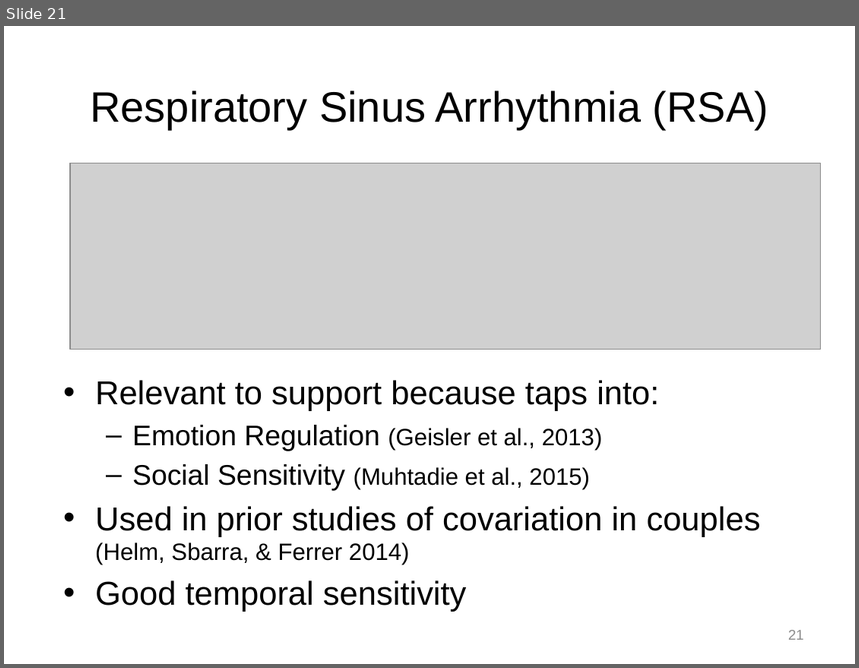
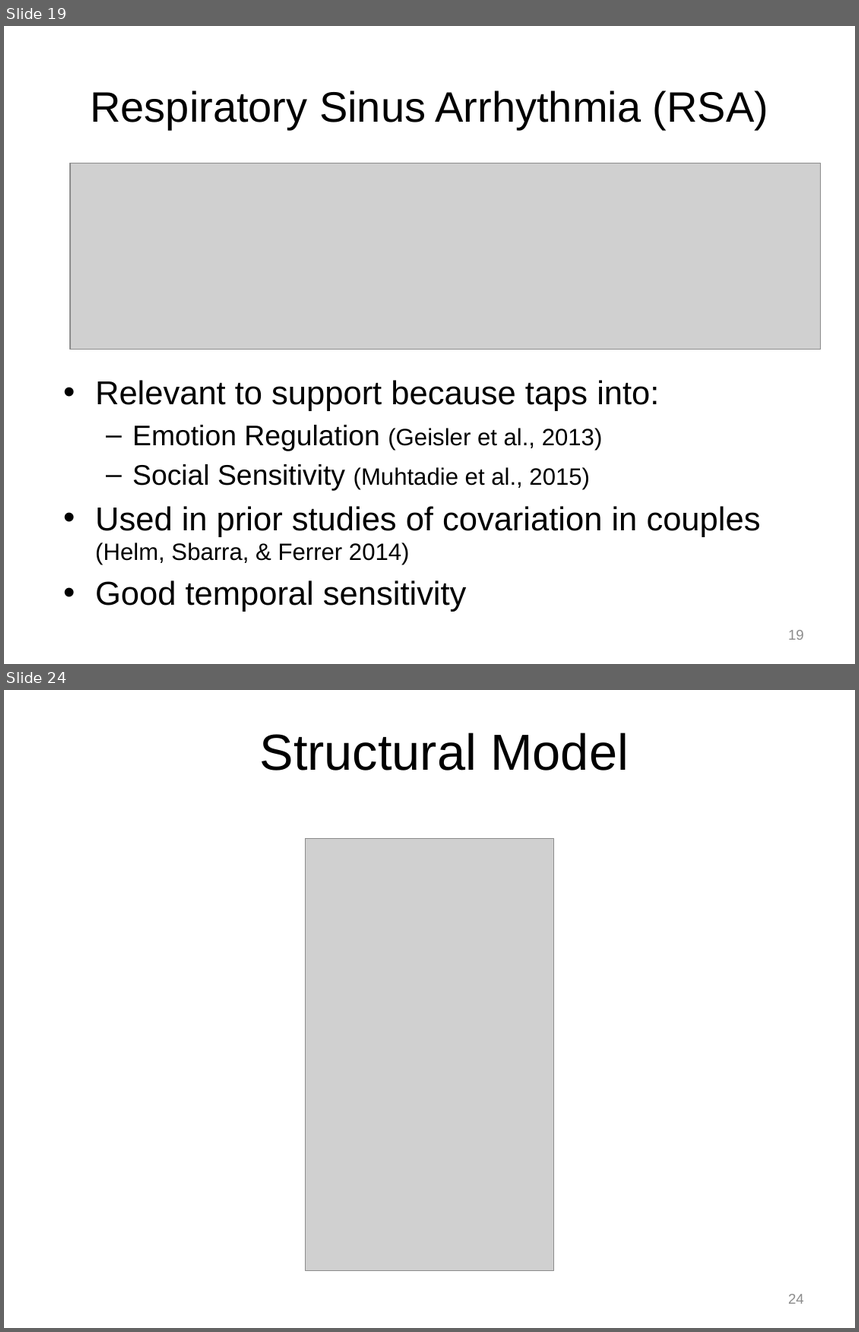
Before and after one commit to mayazrm/KZNB, a slide deck: DSM/Bolger_DSM_Report_from_the_Trenches_170614.pptx. Shown one above the other, each under a label of ours: slide 21 before the commit, slides 19 and 24 after it; the slides between them are not shown. The pictures are 859x668 and 859x1332 pixels, drawn with LibreOffice and Linux fonts; fonts in the diff are those of the drawing; grey boxes stand for pictures. Boxes give left, top, right and bottom in pixels: in the first picture for what was removed or moved away, otherwise in the second. Text is boxed around its words. In the diff, an @@ line names an element or a change of style, - is before the commit and + after.

```diff
--- a/DSM/Bolger_DSM_Report_from_the_Trenches_170614.pptx
+++ b/DSM/Bolger_DSM_Report_from_the_Trenches_170614.pptx
@@ slide 24 added at bbox=[4, 690, 855, 1328], background #FFFFFF @@
@@ text added at bbox=[260, 733, 628, 771], 42.9 pt, text #000000 @@
+Structural Model
@@ picture added at bbox=[305, 839, 554, 1271] @@
@@ page number added at bbox=[788, 1294, 804, 1304], 12 pt, text #8C8C8C @@
+24
@@ what was slide 21 is now slide 19 @@
@@ page number at bbox=[788, 630, 804, 640]: text changed @@
-21
+19
```
Also in this commit, not shown: 11 slides changed, 3 other slides added, 1 slide removed, 2 other files.
